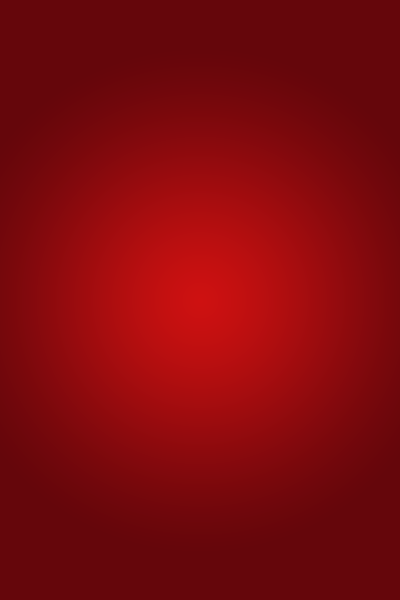
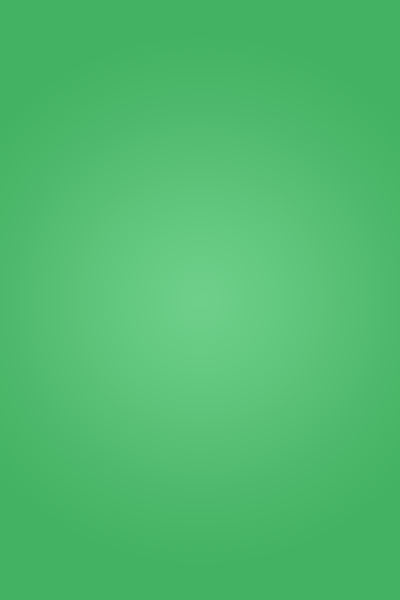
Two versions of the same layered image (400x600). Layer-by-layer changes:
hid group "Angry" (5 layers) over [left=0, top=0, right=400, bottom=600]
hid group "Happy 2" (4 layers) over [left=0, top=0, right=400, bottom=600]
added group "calm" with 4 layers above "Sad" over [left=0, top=0, right=400, bottom=600]
added layer "Rectangle 2" (3rd of 5, in "calm") in group "calm" over [left=0, top=0, right=400, bottom=600]
hid group "Love 2" (4 layers) over [left=0, top=0, right=400, bottom=600]
